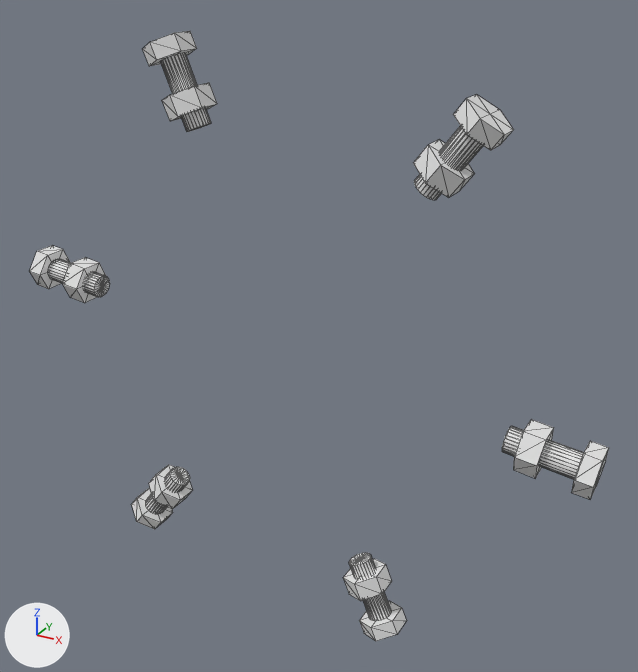
A saved change to the glTF model viewer-full/bolts_seat.glb.
Camera for both pictures: a camera (50 mm lens) standing at (101.6, -169.1, 90.6) and looking at (6.6, 3.6, 4.2). The axes (+X, +Y, +Z) are drawn at lower left. The lights are the same throughout. The first picture is the older version. Mesh edges are drawn as thin lines. Where no turn or scale is listed for an object, it has been applied to the vertices. Vertices at exactly the same position are counted once.

Objects in the first picture: 'b0_52.4', 'b1_112.4', 'b2_172.4', 'b3_232.4', 'b4_292.4', 'b5_352.4'.
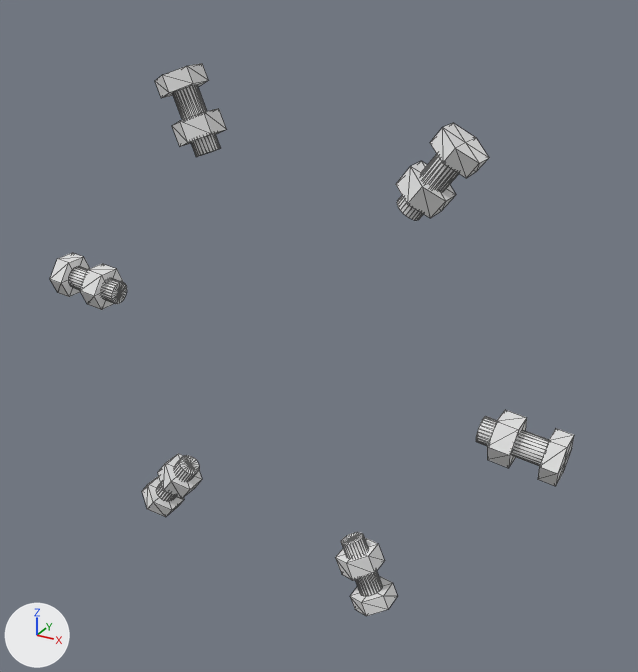
The change, as a diff of the scene's bpy script:
```diff
--- a/viewer-full/bolts_seat.glb.py
+++ b/viewer-full/bolts_seat.glb.py
@@ me_b5 @@
-me_b5.from_pydata(...)  # 77 vertices, 144 faces; spans x 60.1..81.3, y -7.9..3.7, z -15.7..-3.6
+me_b5.from_pydata(...)  # 77 vertices, 144 faces; spans x 50.2..70.1, y -7.9..3.6, z -14.2..-2.2
+# me_b5 part 16: the loose piece of 14 vertices spanning x 63.3..69.6, y -7.9..3.7, z -14.2..-3.6 is moved by (-9.9, 0.0, 1.3)
+# me_b5 part 17: all 38 vertices in x 76.1..81.3, y -7.9..3.7, z -15.7..-5.3 are moved by (-11.3, 0.0, 1.5)
+# me_b5 part 18: all 25 vertices in x 60.1..60.9, y -5.2..0.9, z -11.0..-5.1 are moved by (-9.9, 0.0, 1.3)
@@ me_b4 @@
-me_b4.from_pydata(...)  # 77 vertices, 144 faces; spans x 19.9..35.7, y -7.9..3.7, z -77.2..-55.3
+me_b4.from_pydata(...)  # 77 vertices, 144 faces; spans x 16.1..31.3, y -7.9..3.6, z -66.6..-46.0
+# me_b4 part 13: the loose piece of 14 vertices spanning x 19.9..31.1, y -7.9..3.7, z -66.2..-57.7 is moved by (-3.8, 0.0, 9.2)
+# me_b4 part 14: all 38 vertices in x 24.9..35.7, y -7.9..3.7, z -77.2..-69.6 are moved by (-4.4, 0.0, 10.5)
+# me_b4 part 15: all 25 vertices in x 20.5..26.0, y -5.2..0.9, z -57.5..-55.3 are moved by (-3.8, 0.0, 9.2)
@@ me_b3 @@
-me_b3.from_pydata(...)  # 77 vertices, 144 faces; spans x -53.6..-34.8, y -7.9..3.7, z -67.6..-46.5
+me_b3.from_pydata(...)  # 77 vertices, 144 faces; spans x -46.7..-28.7, y -7.9..3.6, z -58.5..-38.6
+# me_b3 part 10: the loose piece of 14 vertices spanning x -46.4..-35.4, y -7.9..3.7, z -58.1..-48.0 is moved by (6.1, 0.0, 7.9)
+# me_b3 part 11: all 25 vertices in x -39.6..-34.8, y -5.2..0.9, z -50.2..-46.5 are moved by (6.1, 0.0, 7.9)
+# me_b3 part 12: all 38 vertices in x -53.6..-43.2, y -7.9..3.7, z -67.6..-58.3 are moved by (7.0, 0.0, 9.0)
@@ me_b2 @@
-me_b2.from_pydata(...)  # 77 vertices, 144 faces; spans x -81.3..-60.1, y -7.9..3.7, z 3.6..15.7
+me_b2.from_pydata(...)  # 77 vertices, 144 faces; spans x -70.1..-50.2, y -7.9..3.6, z 2.2..14.2
+# me_b2 part 7: the loose piece of 14 vertices spanning x -69.6..-63.3, y -7.9..3.7, z 3.6..14.2 is moved by (9.9, 0.0, -1.3)
+# me_b2 part 8: all 25 vertices in x -60.9..-60.1, y -5.2..0.9, z 5.1..11.0 are moved by (9.9, 0.0, -1.3)
+# me_b2 part 9: all 38 vertices in x -81.3..-76.1, y -7.9..3.7, z 5.3..15.7 are moved by (11.3, 0.0, -1.5)
@@ me_b1 @@
-me_b1.from_pydata(...)  # 77 vertices, 144 faces; spans x -35.7..-19.9, y -7.9..3.7, z 55.3..77.2
+me_b1.from_pydata(...)  # 77 vertices, 144 faces; spans x -31.3..-16.1, y -7.9..3.6, z 46.0..66.6
+# me_b1 part 4: the loose piece of 14 vertices spanning x -31.1..-19.9, y -7.9..3.7, z 57.7..66.2 is moved by (3.8, 0.0, -9.2)
+# me_b1 part 5: all 25 vertices in x -26.0..-20.5, y -5.2..0.9, z 55.3..57.5 are moved by (3.8, 0.0, -9.2)
+# me_b1 part 6: all 38 vertices in x -35.7..-24.9, y -7.9..3.7, z 69.6..77.2 are moved by (4.4, 0.0, -10.5)
@@ me_b0 @@
-me_b0.from_pydata(...)  # 77 vertices, 144 faces; spans x 34.8..53.6, y -7.9..3.7, z 46.5..67.6
+me_b0.from_pydata(...)  # 77 vertices, 144 faces; spans x 28.7..46.7, y -7.9..3.6, z 38.6..58.5
+# me_b0 part 1: the loose piece of 14 vertices spanning x 35.4..46.4, y -7.9..3.7, z 48.0..58.1 is moved by (-6.1, 0.0, -7.9)
+# me_b0 part 2: all 38 vertices in x 43.2..53.6, y -7.9..3.7, z 58.3..67.6 are moved by (-7.0, 0.0, -9.0)
+# me_b0 part 3: all 25 vertices in x 34.8..39.6, y -5.2..0.9, z 46.5..50.2 are moved by (-6.1, 0.0, -7.9)
@@ ob_b5_352_4 @@
 ob_b5_352_4 = bpy.data.objects.new('b5_352.4', me_b5)
-ob_b5_352_4.location = (-4.0, 0.0, 0.5)
+ob_b5_352_4.location = (0.0, 0.0, 0.0)
@@ ob_b4_292_4 @@
 ob_b4_292_4 = bpy.data.objects.new('b4_292.4', me_b4)
-ob_b4_292_4.location = (-1.5, 0.0, 3.7)
+ob_b4_292_4.location = (0.0, 0.0, 0.0)
@@ ob_b3_232_4 @@
 ob_b3_232_4 = bpy.data.objects.new('b3_232.4', me_b3)
-ob_b3_232_4.location = (2.5, 0.0, 3.2)
+ob_b3_232_4.location = (0.0, 0.0, 0.0)
@@ ob_b2_172_4 @@
 ob_b2_172_4 = bpy.data.objects.new('b2_172.4', me_b2)
-ob_b2_172_4.location = (4.0, 0.0, -0.5)
+ob_b2_172_4.location = (0.0, 0.0, 0.0)
@@ ob_b1_112_4 @@
 ob_b1_112_4 = bpy.data.objects.new('b1_112.4', me_b1)
-ob_b1_112_4.location = (1.5, 0.0, -3.7)
+ob_b1_112_4.location = (0.0, 0.0, 0.0)
@@ ob_b0_52_4 @@
 ob_b0_52_4 = bpy.data.objects.new('b0_52.4', me_b0)
-ob_b0_52_4.location = (-2.5, 0.0, -3.2)
+ob_b0_52_4.location = (0.0, 0.0, 0.0)
```

Where the change shows, as pixel boxes (x1, y1, x2, y2) in the pictures (638 x 672 px; the box of a moved part takes in the faces that stretch with it):
'b0_52.4', reshaped, moved (7% narrower, 8% shorter)
    before: (414, 95, 514, 200)
    after: (396, 123, 489, 220)
'b5_352.4', reshaped, moved (8% narrower, 6% shorter)
    before: (502, 419, 609, 500)
    after: (476, 410, 574, 486)
'b1_112.4', reshaped, moved (7% shorter)
    before: (143, 31, 217, 132)
    after: (155, 63, 226, 157)
'b4_292.4', reshaped, moved
    before: (343, 553, 406, 641)
    after: (335, 532, 397, 616)
'b2_172.4', reshaped, moved
    before: (29, 246, 110, 303)
    after: (50, 253, 127, 310)
'b3_232.4', reshaped, moved
    before: (132, 465, 192, 529)
    after: (142, 454, 202, 517)
part 1 of me_b0, moved or reshaped
    before: (414, 140, 474, 198)
    after: (396, 161, 456, 218)
part 2 of me_b0, moved or reshaped
    before: (453, 95, 514, 150)
    after: (430, 123, 489, 178)
part 3 of me_b0, moved or reshaped
    before: (414, 126, 483, 200)
    after: (397, 154, 459, 220)
part 4 of me_b1, moved or reshaped
    before: (162, 83, 217, 121)
    after: (172, 108, 226, 146)
part 5 of me_b1, moved or reshaped
    before: (160, 53, 211, 132)
    after: (172, 85, 220, 157)
part 6 of me_b1, moved or reshaped
    before: (143, 31, 197, 66)
    after: (155, 63, 209, 98)
part 7 of me_b2, moved or reshaped
    before: (63, 258, 106, 303)
    after: (80, 264, 124, 310)
part 8 of me_b2, moved or reshaped
    before: (48, 259, 110, 297)
    after: (69, 266, 127, 304)
part 9 of me_b2, moved or reshaped
    before: (29, 246, 70, 289)
    after: (50, 253, 90, 297)
part 10 of me_b3, moved or reshaped
    before: (149, 465, 192, 509)
    after: (158, 454, 202, 498)
part 11 of me_b3, moved or reshaped
    before: (146, 467, 190, 514)
    after: (156, 455, 199, 501)
part 12 of me_b3, moved or reshaped
    before: (132, 488, 173, 529)
    after: (142, 476, 184, 517)
part 13 of me_b4, moved or reshaped
    before: (343, 559, 392, 601)
    after: (335, 538, 384, 580)
part 14 of me_b4, moved or reshaped
    before: (359, 601, 406, 641)
    after: (350, 577, 397, 616)
part 15 of me_b4, moved or reshaped
    before: (349, 553, 391, 621)
    after: (341, 532, 382, 596)
part 16 of me_b5, moved or reshaped
    before: (513, 419, 554, 478)
    after: (487, 410, 527, 468)
part 17 of me_b5, moved or reshaped
    before: (571, 441, 609, 500)
    after: (538, 429, 574, 486)
part 18 of me_b5, moved or reshaped
    before: (502, 426, 584, 479)
    after: (476, 416, 549, 466)
